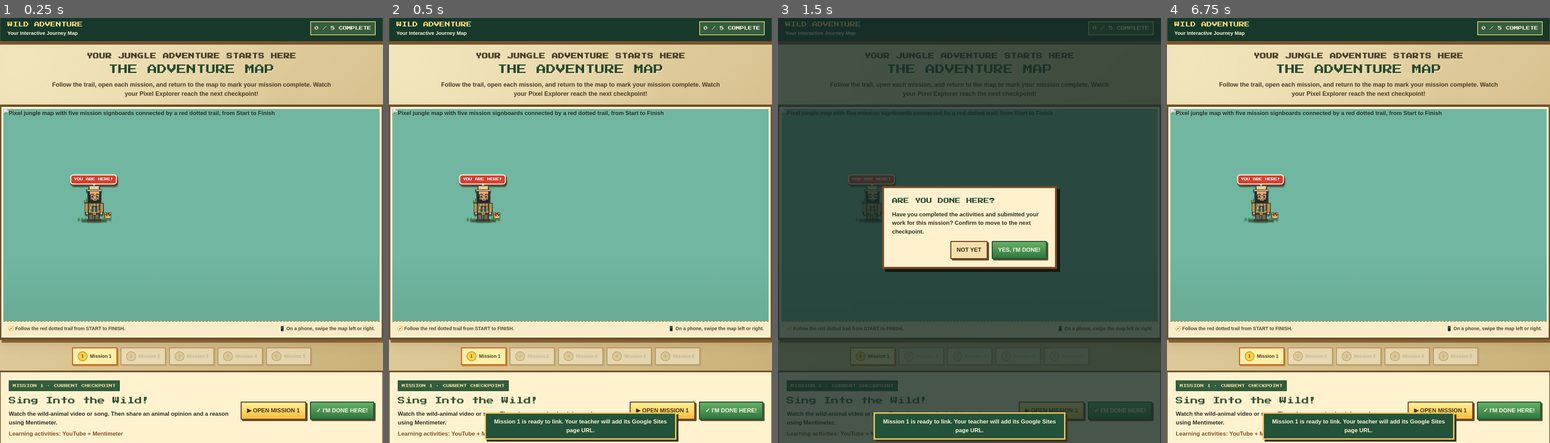
Above: before the commit, frames 1-4 (left to right).
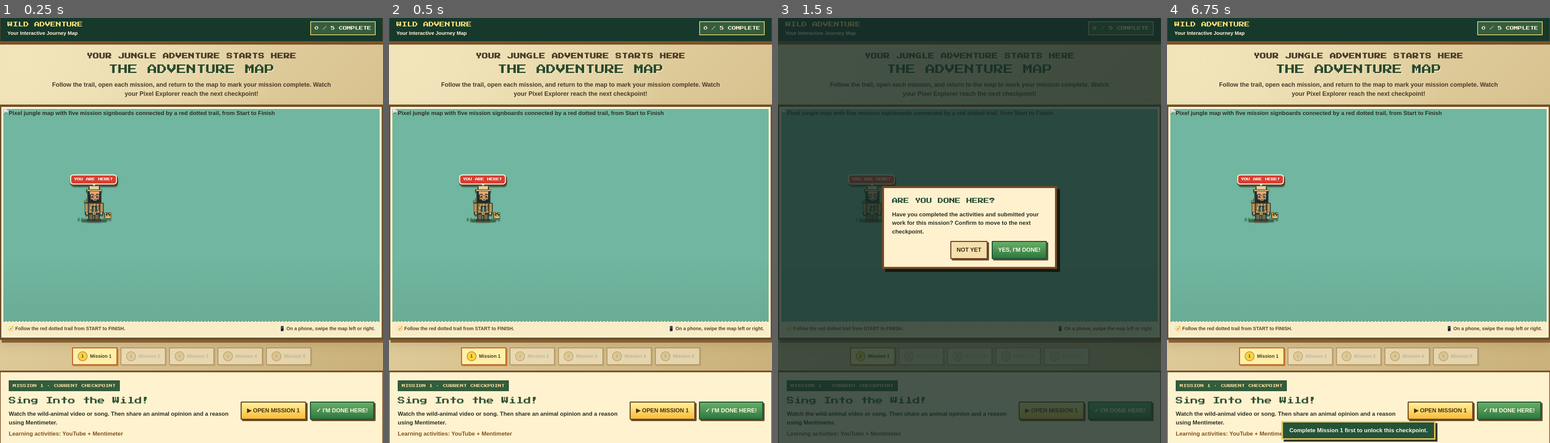
Above: after the commit, the same moments.

Repository: speedtech-studio/WILD-ADVENTURE
Game: browser game, page index.html
Same seed, same stepped clock (60 frames per second), same inputs: the game is played once before the commit and once after it.
Inputs:
- Up to frame 1 (0.25 s): no input
- Up to frame 2 (0.5 s): click "▶ OPEN MISSION 1" at 0.27 s
- Up to frame 3 (1.5 s): click "✓ I'M DONE HERE!" at 1.27 s
- Up to frame 4 (6.75 s): click "NOT YET" at 1.87 s; click "1 Mission 1" at 2.47 s; click "▶ OPEN MISSION 1" at 3.07 s; click "▶ OPEN MISSION 1" at 3.27 s; click "Mission 5: Wild Adventure Fin…" at 3.67 s; click "Mission 3: Wild Explorer Miss…" at 4.27 s; click "Mission 1: Sing Into the Wild" at 4.87 s; click "Mission 4: Wild Creator" at 5.47 s; click "Mission 2: Explore the Wild" at 6.07 s; click "▶ OPEN MISSION 1" at 6.67 s

Frame 1 is identical in both runs. In frame 2, 3.3% of the frame differs, in the area x 24-76%, y 92-100%; in frame 3, 3.4%; in frame 4, 1.9%.

Commit message:
Add mission URLs to index.html

Diff:
--- a/index.html
+++ b/index.html
@@ -143,11 +143,11 @@
  Leave empty until a mission page exists; no fake URL is used.
 ================================================================ */
 const MISSION_URLS = {
-  1: '', // Mission 1: Sing Into the Wild!
-  2: '', // Mission 2: Explore the Wild!
-  3: '', // Mission 3: Wild Explorer Mission!
-  4: '', // Mission 4: Wild Creator!
-  5: ''  // Mission 5: Wild Adventure Final Challenge!
+  1: 'https://sites.google.com/view/wild-adventure-year-4/sing-into-the-wild?authuser=0', // Mission 1: Sing Into the Wild!
+  2: 'https://sites.google.com/view/wild-adventure-year-4/explore-the-wild?authuser=0', // Mission 2: Explore the Wild!
+  3: 'https://sites.google.com/view/wild-adventure-year-4/wild-explorer-mission?authuser=0', // Mission 3: Wild Explorer Mission!
+  4: 'https://sites.google.com/view/wild-adventure-year-4/wild-creator?authuser=0', // Mission 4: Wild Creator!
+  5: 'https://sites.google.com/view/wild-adventure-year-4/wild-adventure-final-challenge?authuser=0'  // Mission 5: Wild Adventure Final Challenge!
 };
 const MISSIONS = [
  {name:'Sing Into the Wild!',description:'Watch the wild-animal video or song. Then share an animal opinion and a reason using Mentimeter.',actions:'YouTube + Mentimeter'},
